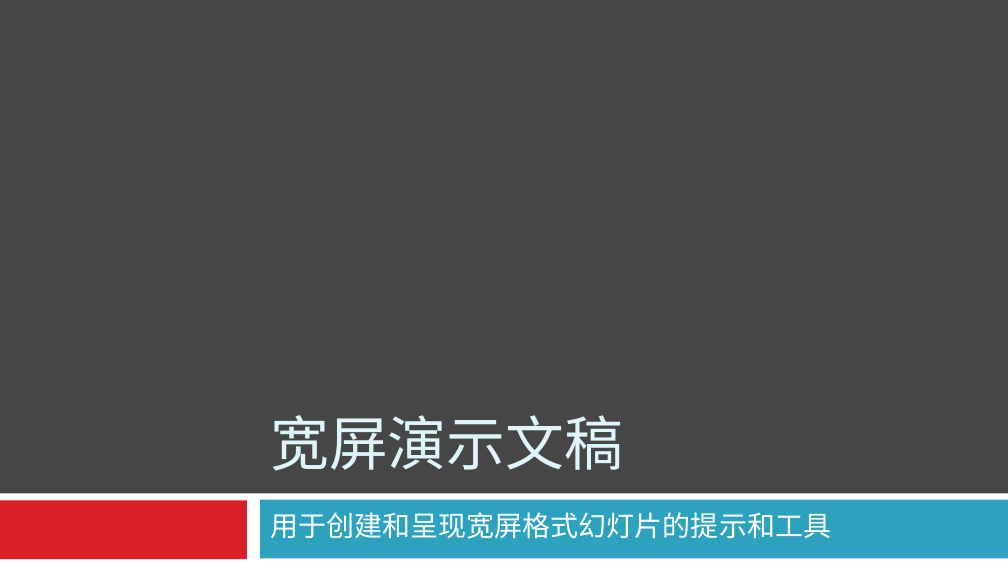
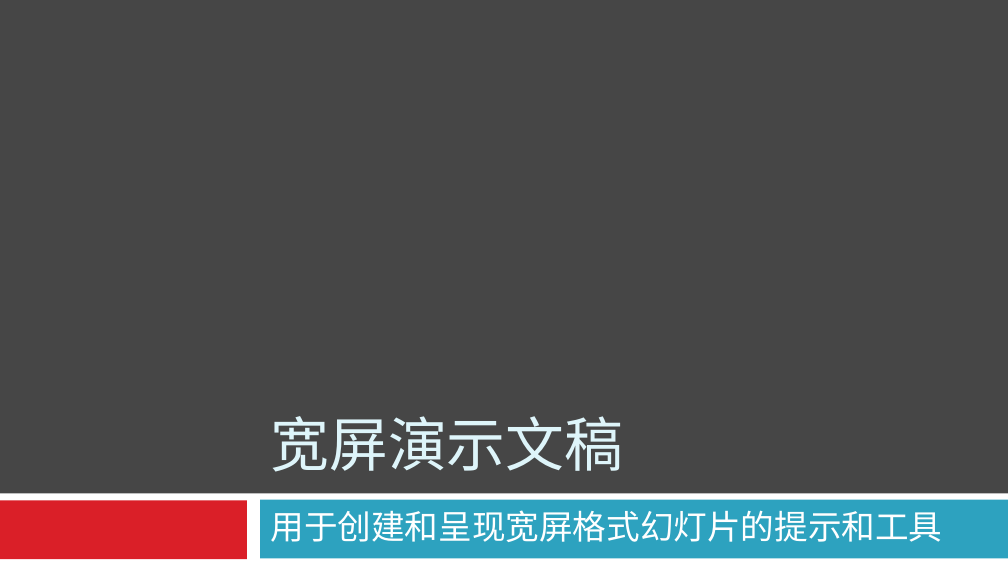
Before and after one commit to ideallx/serveree, a slide deck: slide 1 of QtClassClient/xxxx.ppt. Drawn at 1008x567 pixels with LibreOffice and Linux fonts; fonts in the diff are those of the drawing. Boxes give left, top, right and bottom in pixels: in the first picture for what was removed or moved away, otherwise in the second. Text is boxed around its words. In the diff, an @@ line names an element or a change of style, - is before the commit and + after.

```diff
--- a/QtClassClient/xxxx.ppt
+++ b/QtClassClient/xxxx.ppt
@@ subtitle "用于创建和呈现宽屏格式幻灯片的提示和工具" at bbox=[270, 510, 942, 542]: size 20 to 24 pt; line spacing 0.8 to 0.9 @@
```
Also in this commit, not shown: 3 other slides changed, 5 other files.
